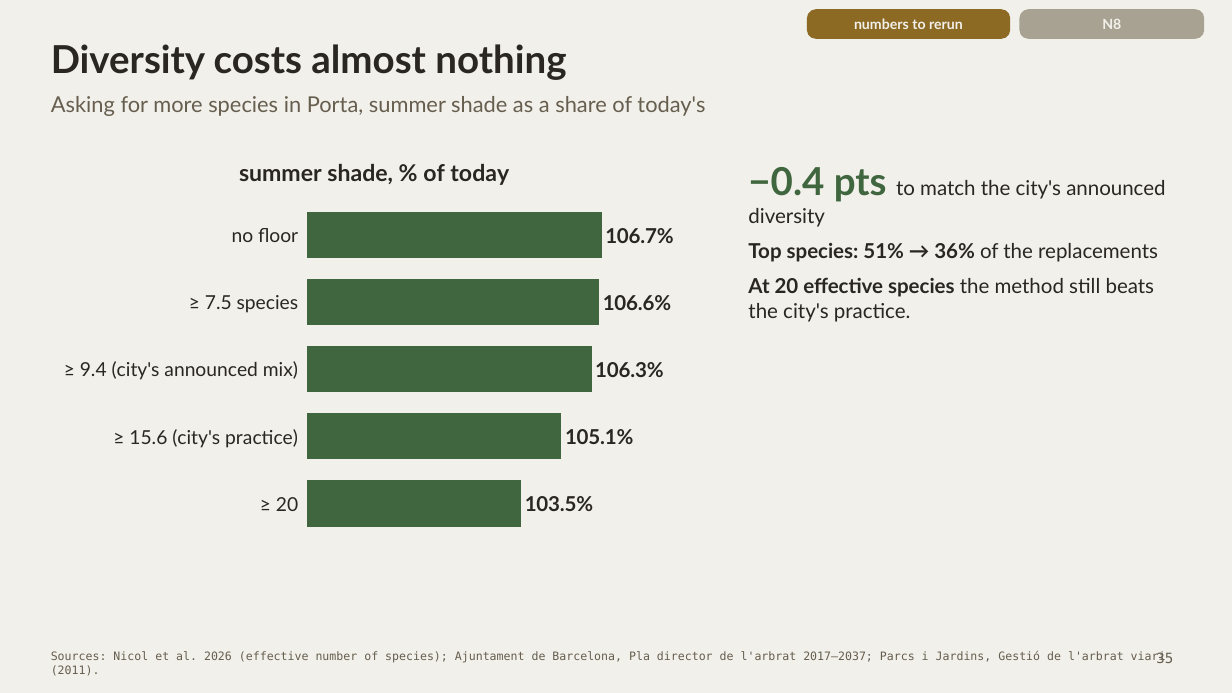
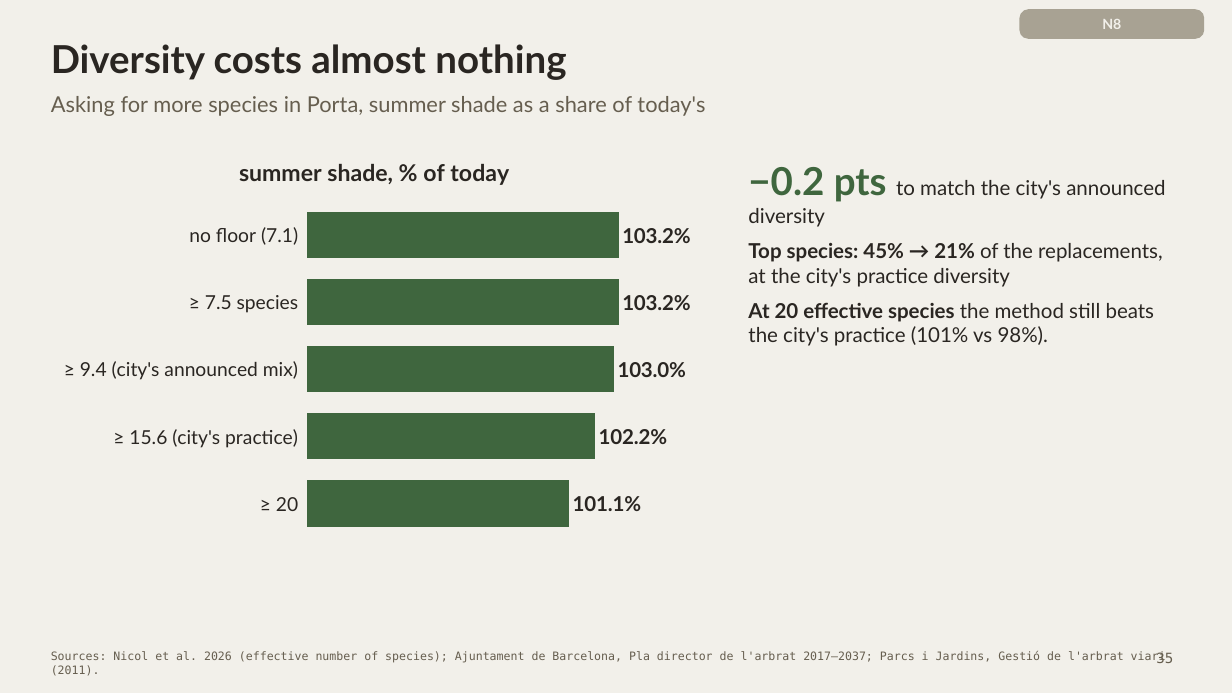
Before and after one commit to giofox96/shade-and-sponge, a slide deck: slide 35 of slides/final/shade_and_sponge_final_new.pptx. Drawn at 1232x693 pixels with LibreOffice and Linux fonts; fonts in the diff are those of the drawing. Boxes give left, top, right and bottom in pixels: in the first picture for what was removed or moved away, otherwise in the second. Text is boxed around its words. In the diff, an @@ line names an element or a change of style, - is before the commit and + after.

```diff
--- a/slides/final/shade_and_sponge_final_new.pptx
+++ b/slides/final/shade_and_sponge_final_new.pptx
@@ rounded rectangle removed at [807, 9, 1010, 39] @@
@@ text removed at [854, 18, 963, 29] @@
-numbers to rerun
@@ bar chart at [51, 139, 698, 545] @@
-categories: no floor, ≥ 7.5 species, ≥ 9.4 (city's announced mix), ≥ 15.6 (city's practice), ≥ 20
+categories: no floor (7.1), ≥ 7.5 species, ≥ 9.4 (city's announced mix), ≥ 15.6 (city's practice), ≥ 20
-summer shade, % of today: 106.7, 106.6, 106.3, 105.1, 103.5
+summer shade, % of today: 103.2, 103.2, 103, 102.2, 101.1
@@ value axis changed @@
@@ text at [748, 167, 1165, 346]: text changed @@
-−0.4 pts to match the city's announced diversity
-Top species: 51% → 36% of the replacements
-At 20 effective species the method still beats the city's practice.
+−0.2 pts to match the city's announced diversity
+Top species: 45% → 21% of the replacements, at the city's practice diversity
+At 20 effective species the method still beats the city's practice (101% vs 98%).
```
Also in this commit, not shown: 1 other file.
